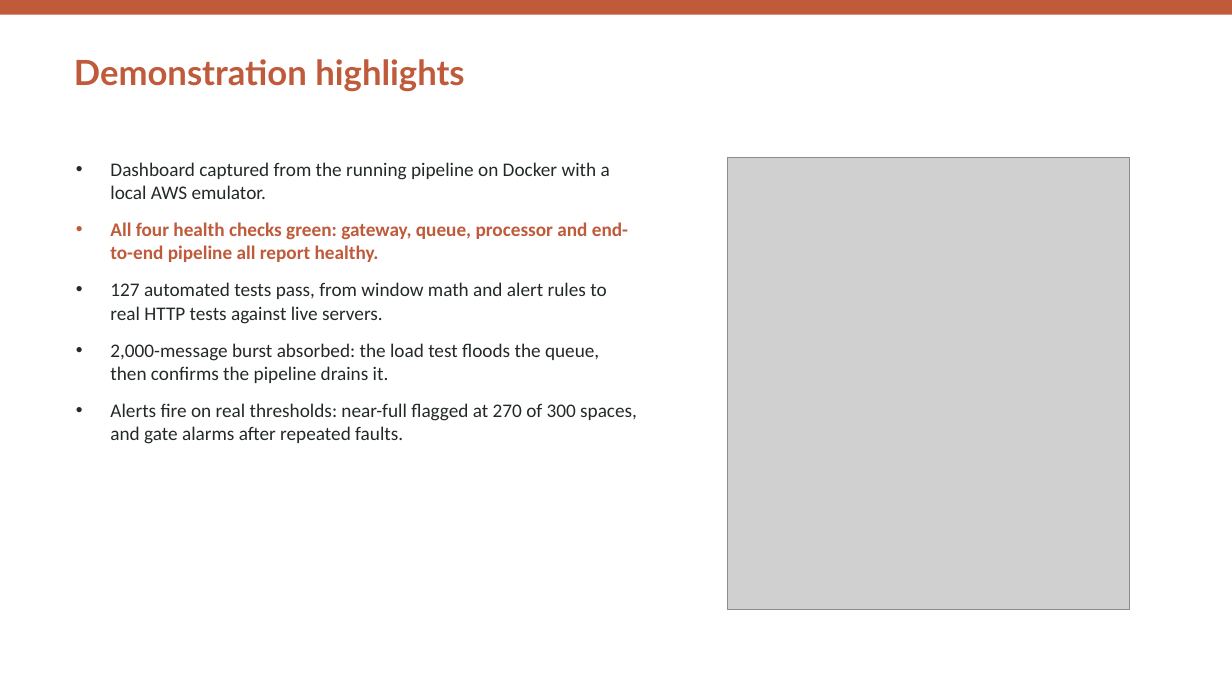
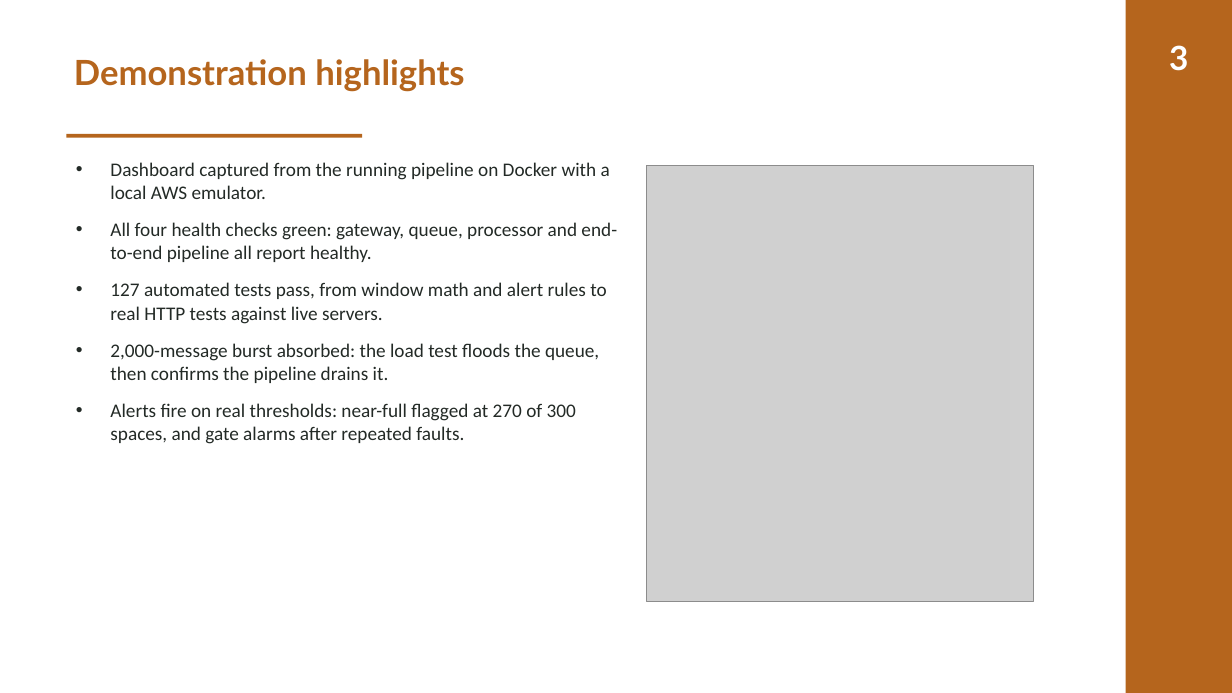
Before and after one commit to valletivarish/FEC_version_2, a slide deck: slide 4 of ppt/smart-parking-management.pptx. Drawn at 1232x693 pixels with LibreOffice and Linux fonts; fonts in the diff are those of the drawing; grey boxes stand for pictures. Boxes give left, top, right and bottom in pixels: in the first picture for what was removed or moved away, otherwise in the second. Text is boxed around its words. In the diff, an @@ line names an element or a change of style, - is before the commit and + after.

Commit message:
Re-theme project 04 deck (teal band, badge-free) + all 8 unassigned spare decks to distinct new themes; clear bold highlighting

```diff
--- a/ppt/smart-parking-management.pptx
+++ b/ppt/smart-parking-management.pptx
@@ rectangle removed at (0,0,1232,15) @@
@@ rectangle added at (1126,0,1232,693), fill #B5651D @@
@@ title "Demonstration highlights" at (74,59,464,92): text colour #BF5A3A to #B5651D @@
@@ text added at (1169,45,1188,71), 26 pt, text #FFFFFF, bold @@
+3
@@ rectangle added at (67,134,362,138), fill #B5651D @@
@@ picture: place and size @@
-picture at (728,157,1129,610)
+picture at (647,165,1033,602)
@@ text at (110,222,617,262): text colour #BF5A3A to #232A26, bold off in "All four health checks green: gateway, queue, ..." @@
```
Also in this commit, not shown: 5 other slides changed, 9 other files.
